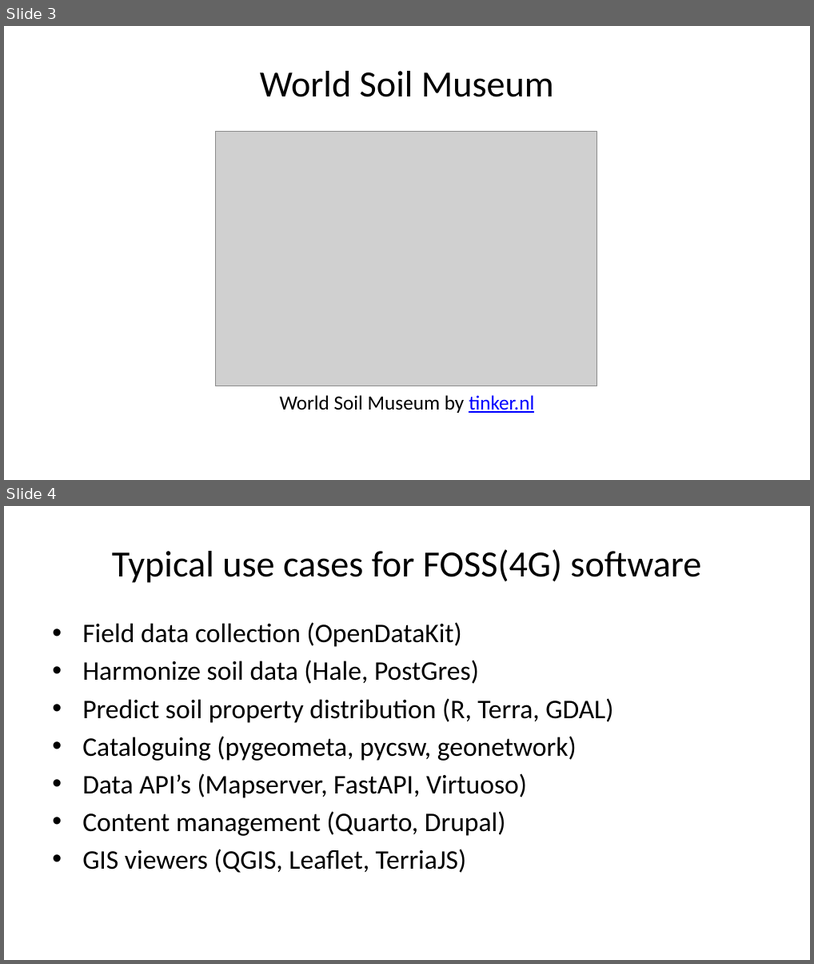
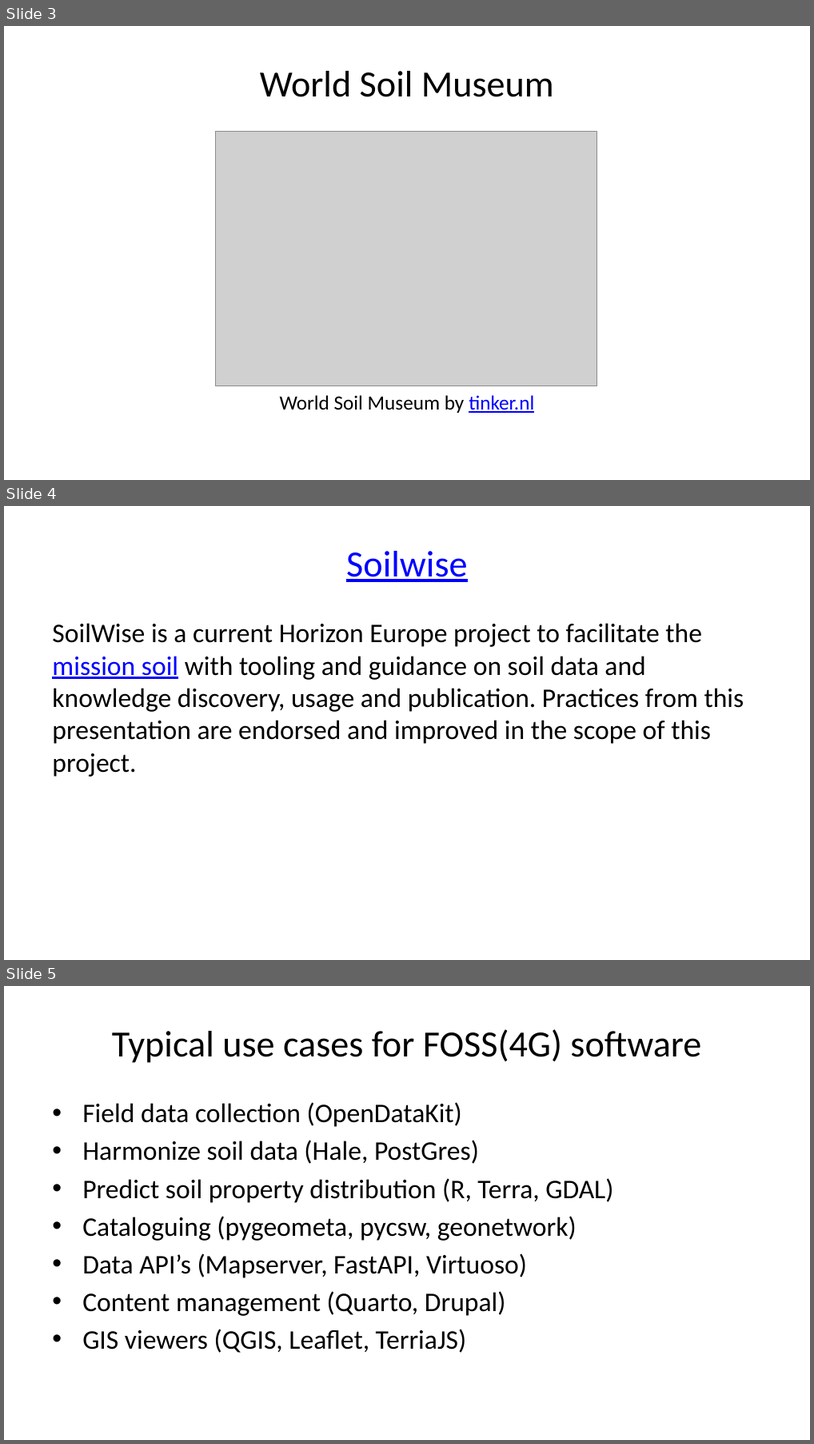
Before and after one commit to pvgenuchten/slides, a slide deck: slides/20250703-foss4gnl-opensource-at-isric.pptx. Shown one above the other, each under a label of ours: slides 3 and 4 before the commit, slides 3, 4 and 5 after it. The pictures are 814x964 and 814x1444 pixels, drawn with LibreOffice and Linux fonts; fonts in the diff are those of the drawing; grey boxes stand for pictures. Boxes give left, top, right and bottom in pixels: in the first picture for what was removed or moved away, otherwise in the second. Text is boxed around its words. In the diff, an @@ line names an element or a change of style, - is before the commit and + after.

```diff
--- a/slides/20250703-foss4gnl-opensource-at-isric.pptx
+++ b/slides/20250703-foss4gnl-opensource-at-isric.pptx
@@ slide 4 added at box(4, 506, 810, 960), background #FFFFFF @@
@@ title added at box(346, 551, 467, 582), 33 pt, text #0000FF, underline @@
+Soilwise
@@ text added at box(52, 623, 745, 776), 24 pt, text #000000 @@
+SoilWise is a current Horizon Europe project to facilitate the mission soil with tooling and guidance on soil data and knowledge discovery, usage and publication. Practices from this presentation are endorsed and improved in the scope of this project.
@@ what was slide 4 is now slide 5 @@
```
Also in this commit, not shown: 12 other files.
